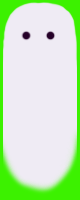
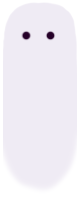
Layers edited between the first and the second 80 × 200 image:
hid "Layer 1" over box(0, 0, 80, 200)
